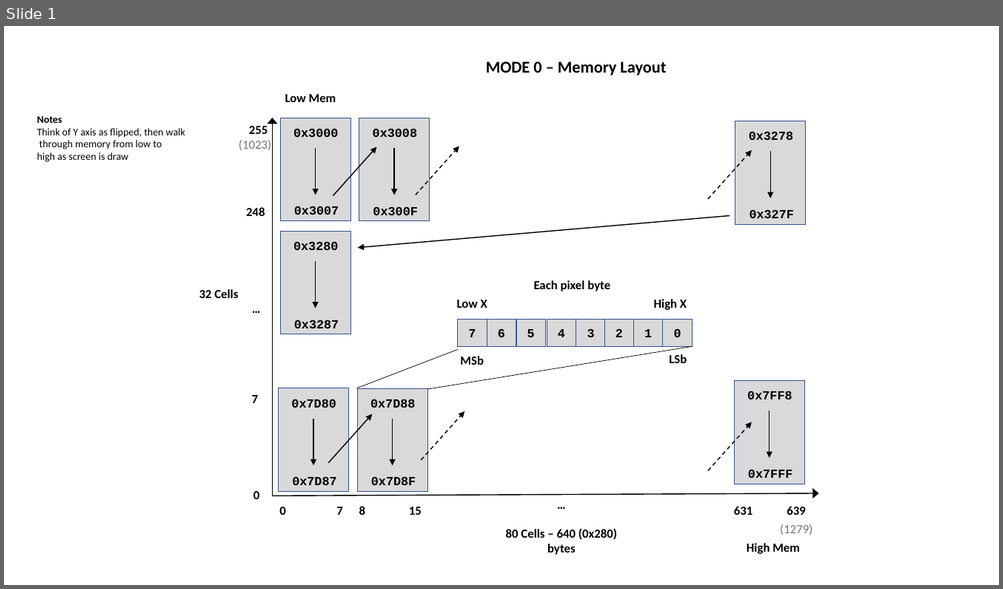
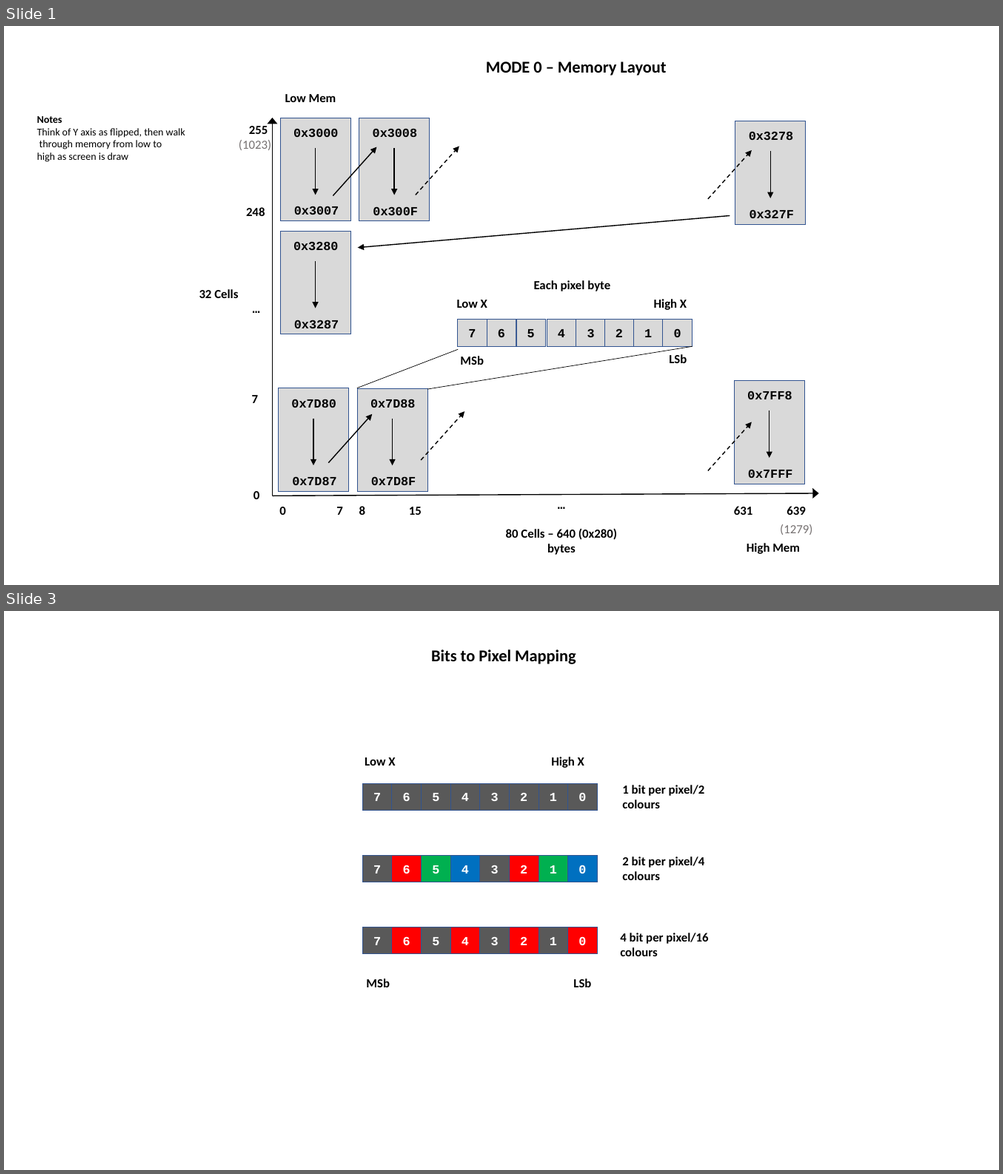
Before and after one commit to skagra/bbc-micro, a slide deck: Docs/SceenMemoryMap.pptx. Shown one above the other, each under a label of ours: slide 1 before the commit, slides 1 and 3 after it; the slides between them are not shown. The pictures are 1003x589 and 1003x1174 pixels, drawn with LibreOffice and Linux fonts; fonts in the diff are those of the drawing. Boxes give left, top, right and bottom in pixels: in the first picture for what was removed or moved away, otherwise in the second. Text is boxed around its words. In the diff, an @@ line names an element or a change of style, - is before the commit and + after.

```diff
--- a/Docs/SceenMemoryMap.pptx
+++ b/Docs/SceenMemoryMap.pptx
@@ slide 3 added at [4,611,999,1170], background #FFFFFF @@
@@ text added at [431,649,576,664], 16 pt, text #000000, bold @@
+Bits to Pixel Mapping
@@ group added at [362,757,708,988]: 24 rectangles, 7 texts @@
+7
+6
+5
+4
+3
+2
+1
+0
+MSb
+LSb
+Low X
+High X
+7
+6
+5
+4
+3
+2
+1
+0
+7
+6
+5
+4
+3
+2
+1
+0
+1 bit per pixel/2 colours
+2 bit per pixel/4 colours
+4 bit per pixel/16 colours
```
Also in this commit, not shown: 1 slide changed, 1 slide removed, 2 other files.
